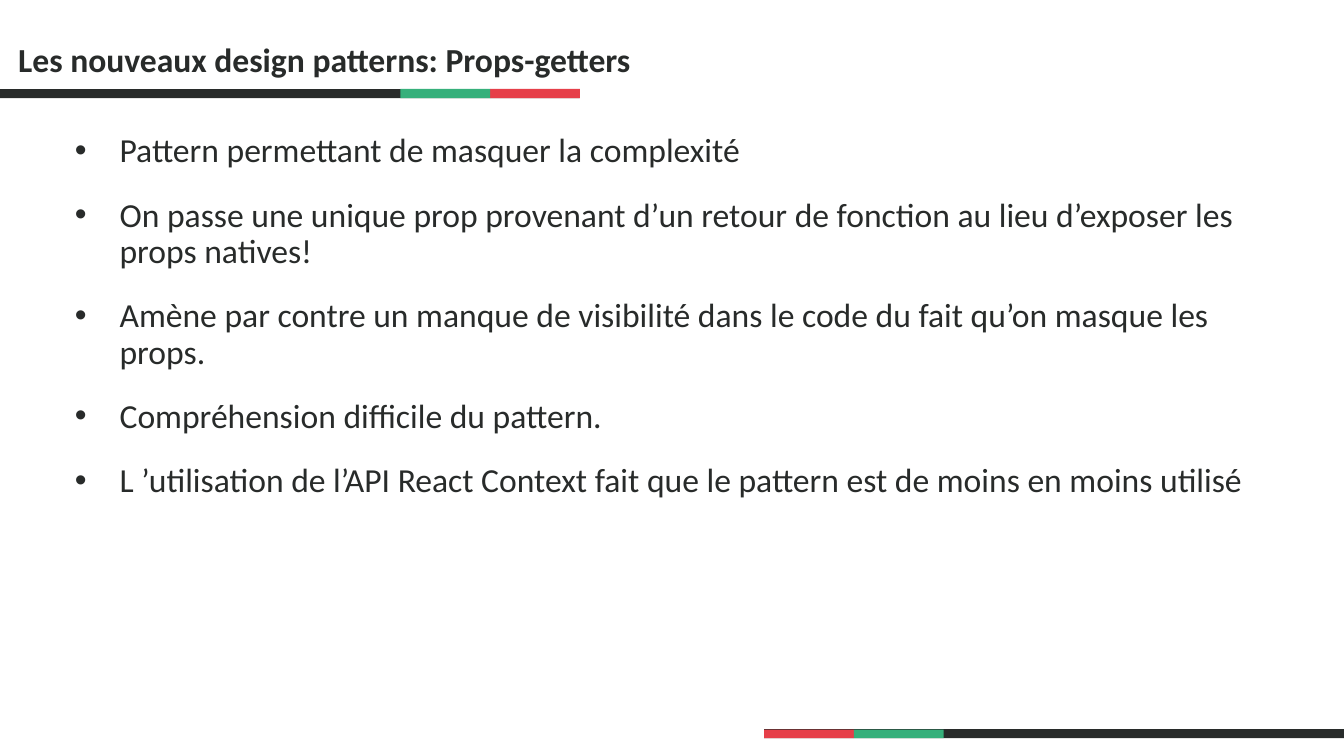
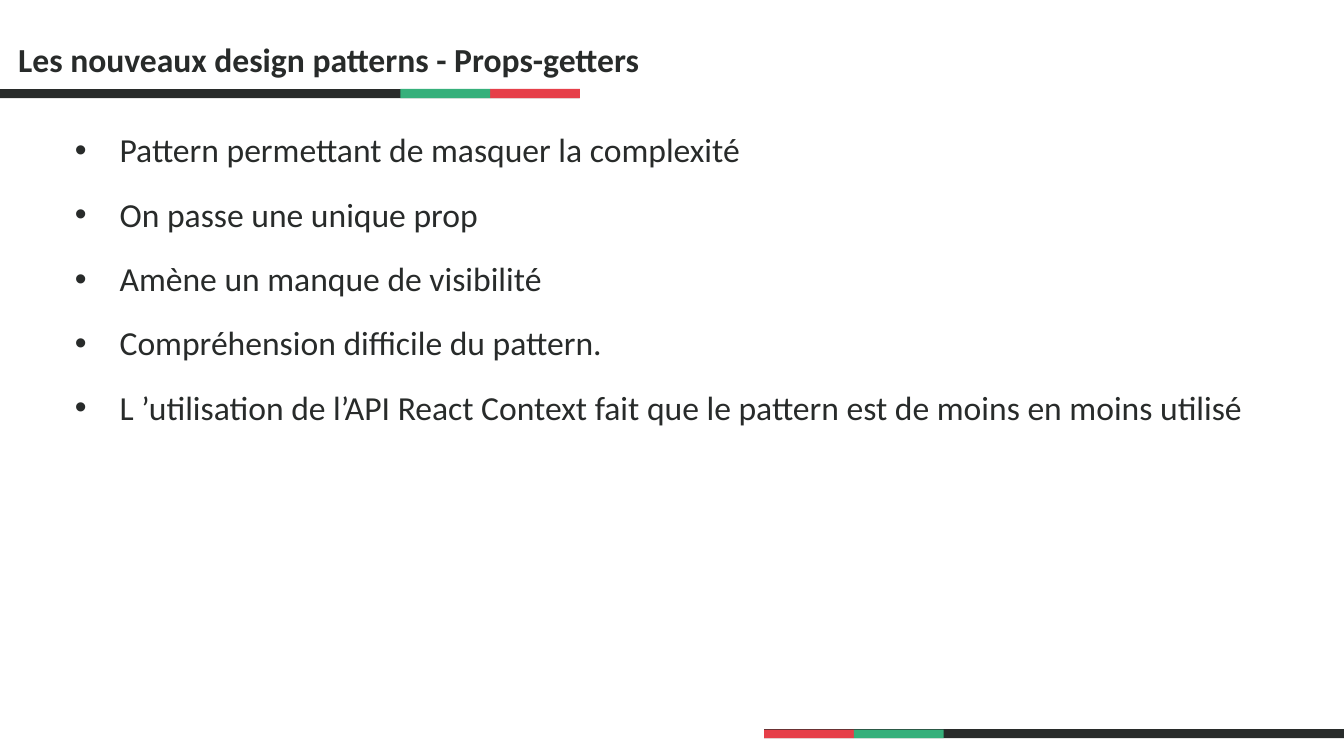
Before and after one commit to fabriceLatriCarbon/ReactDesignPatternsEvol, a slide deck: slide 17 of 00.presentation/assets/Présentation1.pptx. Drawn at 1344x756 pixels with LibreOffice and Linux fonts; fonts in the diff are those of the drawing; background and template pictures are left out. Boxes give left, top, right and bottom in pixels: in the first picture for what was removed or moved away, otherwise in the second. Text is boxed around its words. In the diff, an @@ line names an element or a change of style, - is before the commit and + after.

```diff
--- a/00.presentation/assets/Présentation1.pptx
+++ b/00.presentation/assets/Présentation1.pptx
@@ title at (x1=18, y1=48, x2=639, y2=78): text changed @@
-Les nouveaux design patterns: Props-getters
+Les nouveaux design patterns - Props-getters
@@ text at (x1=120, y1=204, x2=541, y2=297): text changed @@
-• On passe une unique prop provenant d’un retour de fonction au lieu d’exposer les props natives!
-• Amène par contre un manque de visibilité dans le code du fait qu’on masque les props.
+• On passe une unique prop
+• Amène un manque de visibilité
```
Also in this commit, not shown: 8 other slides changed, 1 slide removed, 16 other files.
